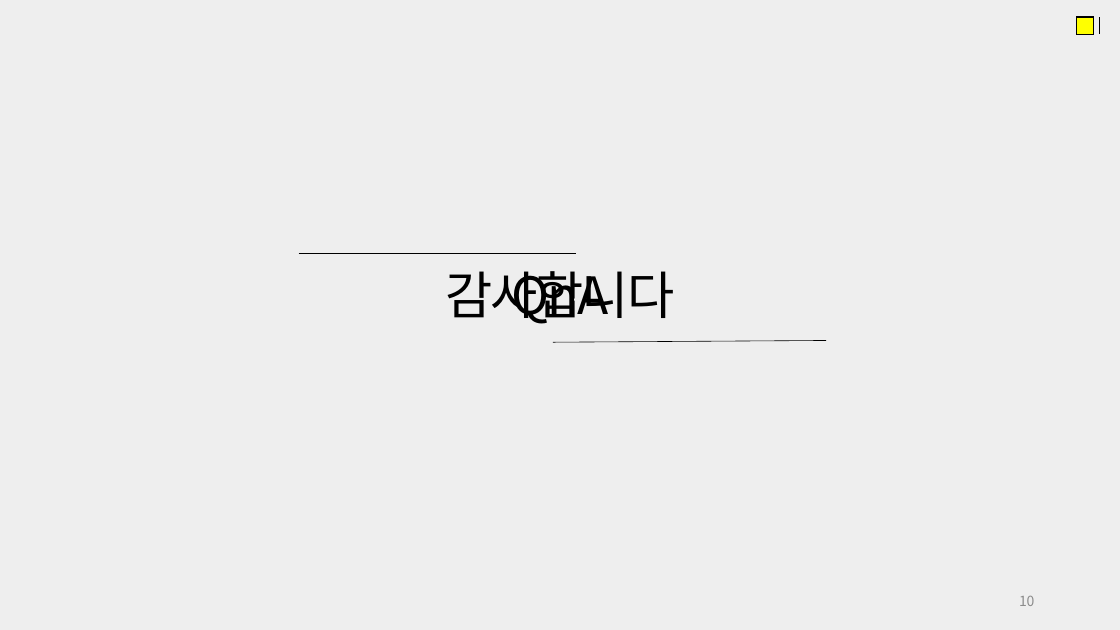
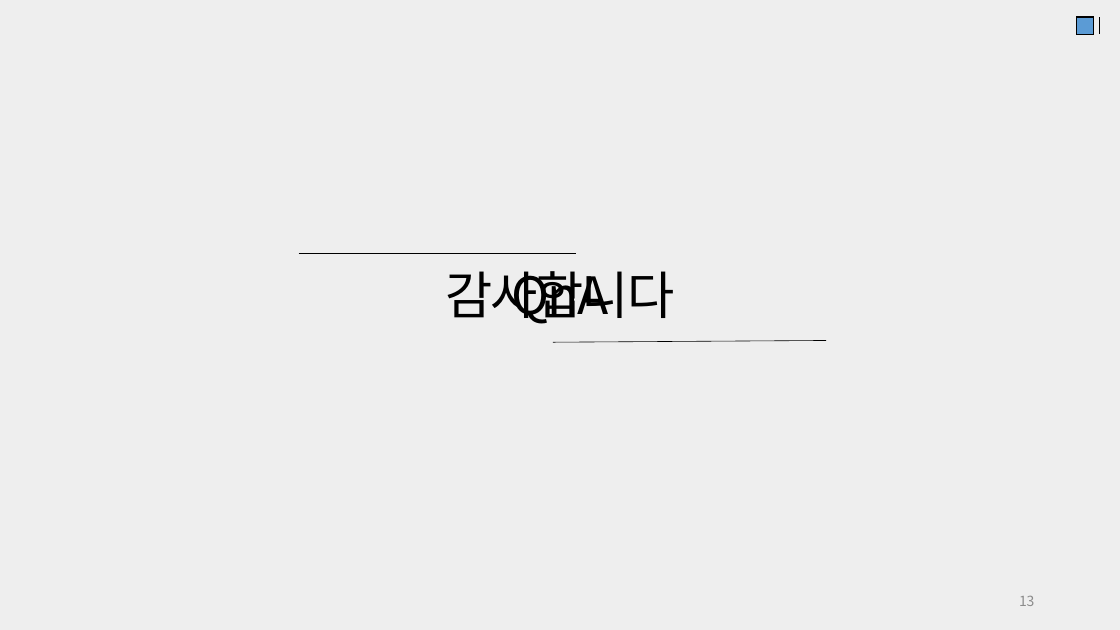
Before and after one commit to JaeHyung-Jung/UNDERDOG, a slide deck: slide 13 of 6주차/중간결과 발표자료.pptx (slide 10 before the commit). Drawn at 1120x630 pixels with LibreOffice and Linux fonts; fonts in the diff are those of the drawing. Boxes give left, top, right and bottom in pixels: in the first picture for what was removed or moved away, otherwise in the second. Text is boxed around its words. In the diff, an @@ line names an element or a change of style, - is before the commit and + after.

```diff
--- a/6주차/중간결과 발표자료.pptx
+++ b/6주차/중간결과 발표자료.pptx
@@ rectangle at bbox=[1076, 17, 1094, 34]: fill #FFFF00 to #5B9BD5 @@
@@ page number at bbox=[1019, 596, 1035, 606]: text changed @@
-10
+13
```
Also in this commit, not shown: 9 other slides changed, 3 slides added.
